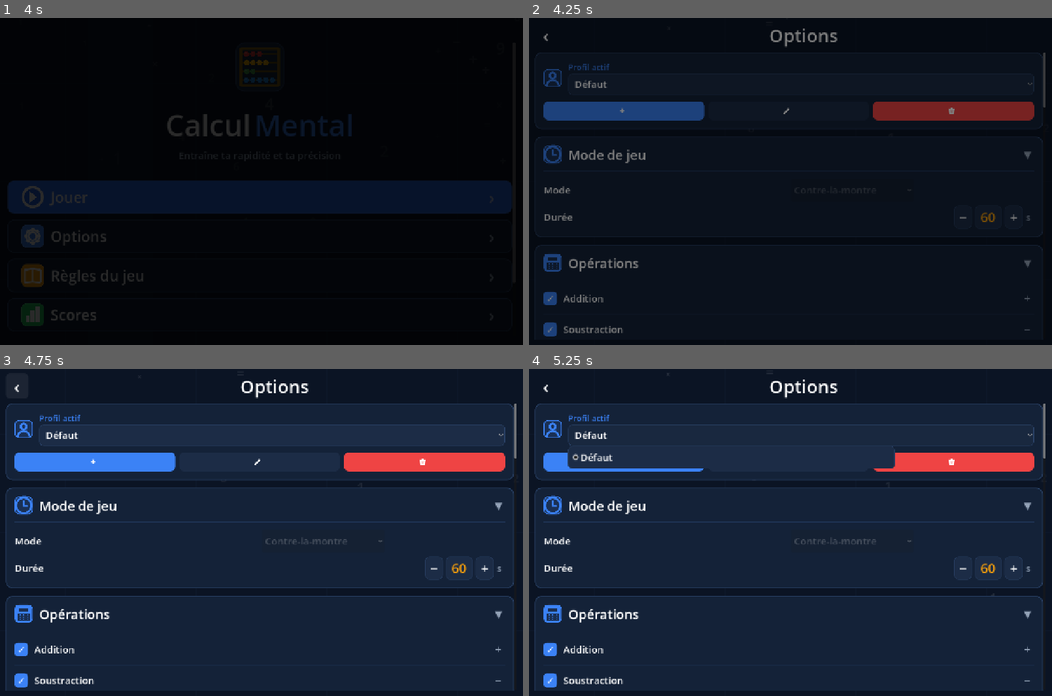
Above: before the commit, frames 1-4 (two rows, left to right).
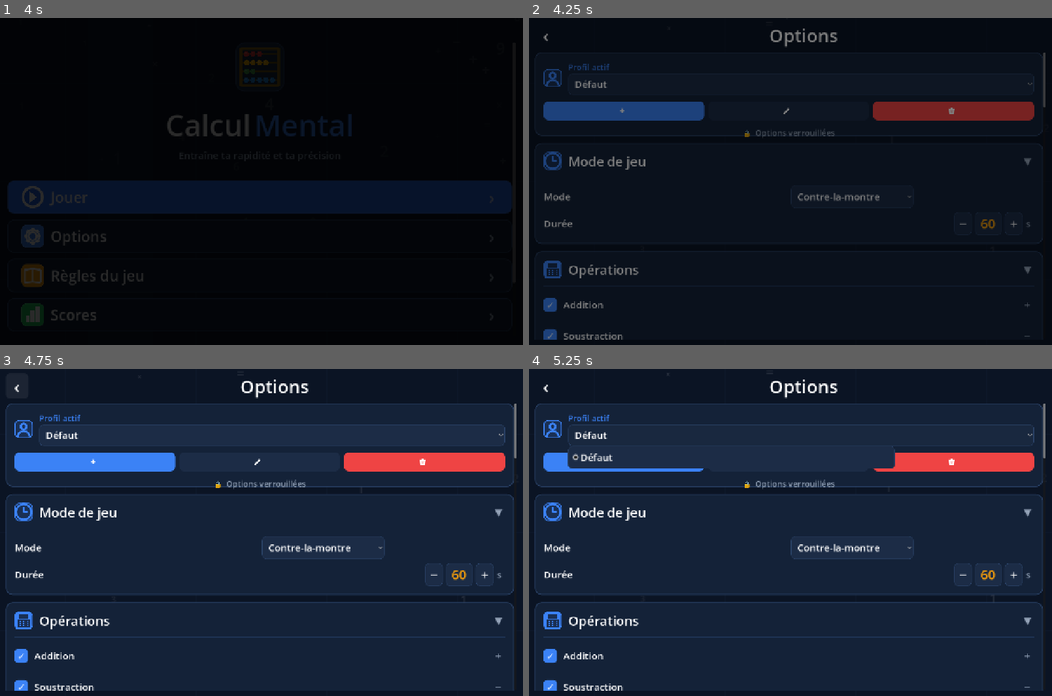
Above: after the commit, the same moments.

Repository: lebienflorian-cmd/Calcul-Mental-Godot-Android
Game: Godot game, scene res://scenes/Main.tscn
Two runs of this game, one before a commit and one after it. Both use one fixed random seed, a clock stepped at 60 frames per second and the inputs below.
Inputs (mouse positions are in pixels of both pictures, inside the frame that each line leads up to):
- Up to frame 1 (4 s): tap Enter at 0.5, 2.75 s; move the mouse to (376, 165) at 0.52 s; tap Q at 0.6, 2.1, 3.6 s; click (376, 165) at 0.67 s; tap Space at 0.77, 2, 3.5, 3.77 s; drag from (156, 197) to (235, 246) at 1.27 s; move the mouse to (313, 109) at 2.02 s; click (313, 109) at 2.17 s; drag from (235, 246) to (104, 132) at 2.77 s; move the mouse to (418, 230) at 3.52 s; click (418, 230) at 3.67 s
- Up to frame 2 (4.25 s): no input
- Up to frame 3 (4.75 s): click "‹" at 4.25 s
- Up to frame 4 (5.25 s): click "Défaut" at 5 s

Frame 1 is identical in both runs. In frame 2, 3.0% of the frame differs, in the area x 1-99%, y 34-99%; in frame 3, 5.3%, in the area x 1-99%, y 27-99%; in frame 4, 5.3%.

Commit message:
Fix locked profile UI behavior and infernal auto-validation

Diff:
--- a/scripts/game_modes/mode_infernal.gd
+++ b/scripts/game_modes/mode_infernal.gd
@@ -52,7 +52,10 @@
 	# Player missed previous question (timer fired before they answered)
 	if awaiting_answer:
 		awaiting_answer = false
-		_record_and_feedback(current_expr, current_target, "")
+		var pending_text := ""
+		if is_instance_valid(scene) and is_instance_valid(scene.answer_input):
+			pending_text = String(scene.answer_input.text).strip_edges()
+		_record_and_feedback(current_expr, current_target, pending_text)
 	AudioManager.play_sfx("anzan")
 	current_index += 1
 	var d := CalcGenerator.generate()
--- a/scripts/scenes/options_scene.gd
+++ b/scripts/scenes/options_scene.gd
@@ -294,6 +294,7 @@
 	vb.add_theme_constant_override("separation",
 			ThemeManager.scaled_i(ThemeManager.SPACING_MD))
 	card.add_child(vb)
+	_lockable_bodies.append(vb)
 
 	# Ligne du haut : icône utilisateur + "Profil actif" + nom
 	var top := HBoxContainer.new()
@@ -1219,10 +1220,10 @@
 			body.add_child(ov)
 		elif not locked and existing != null:
 			existing.queue_free()
-	# Mode dropdown : seul le sélecteur de mode est verrouillé, pas les sous-options
+	# Le mode de jeu reste toujours navigable même profil verrouillé.
 	if is_instance_valid(_mode_dd):
-		_mode_dd.disabled = locked
-		_mode_dd.modulate.a = 0.5 if locked else 1.0
+		_mode_dd.disabled = false
+		_mode_dd.modulate.a = 1.0
 
 func _make_lock_overlay() -> Control:
 	var ov := Control.new()
